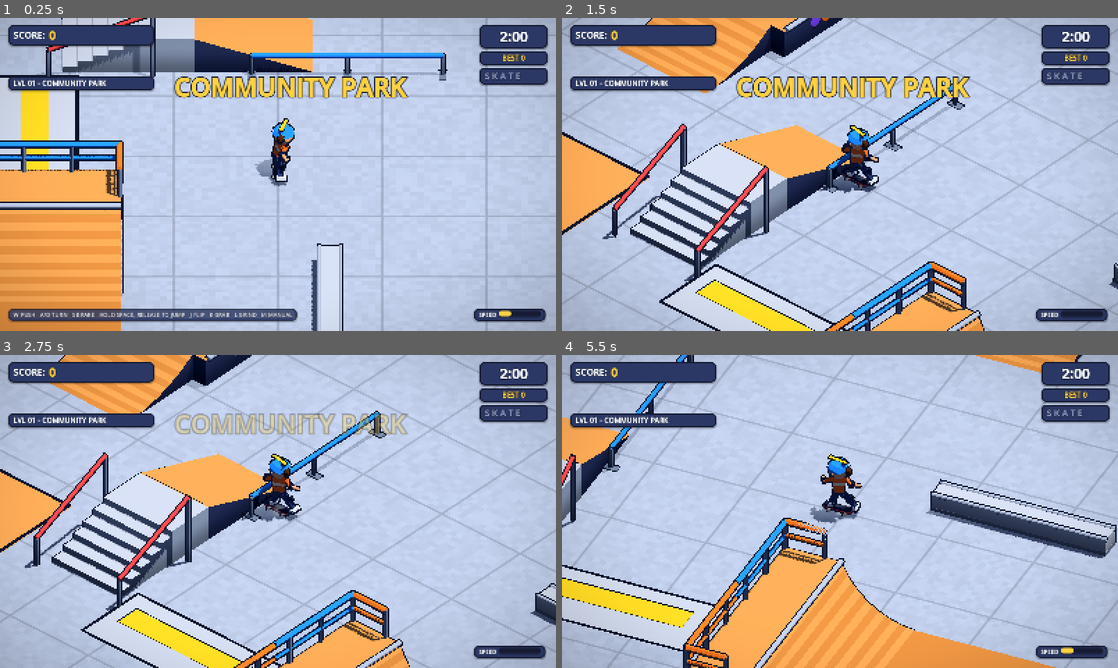
Above: before the commit, frames 1-4 (two rows, left to right).
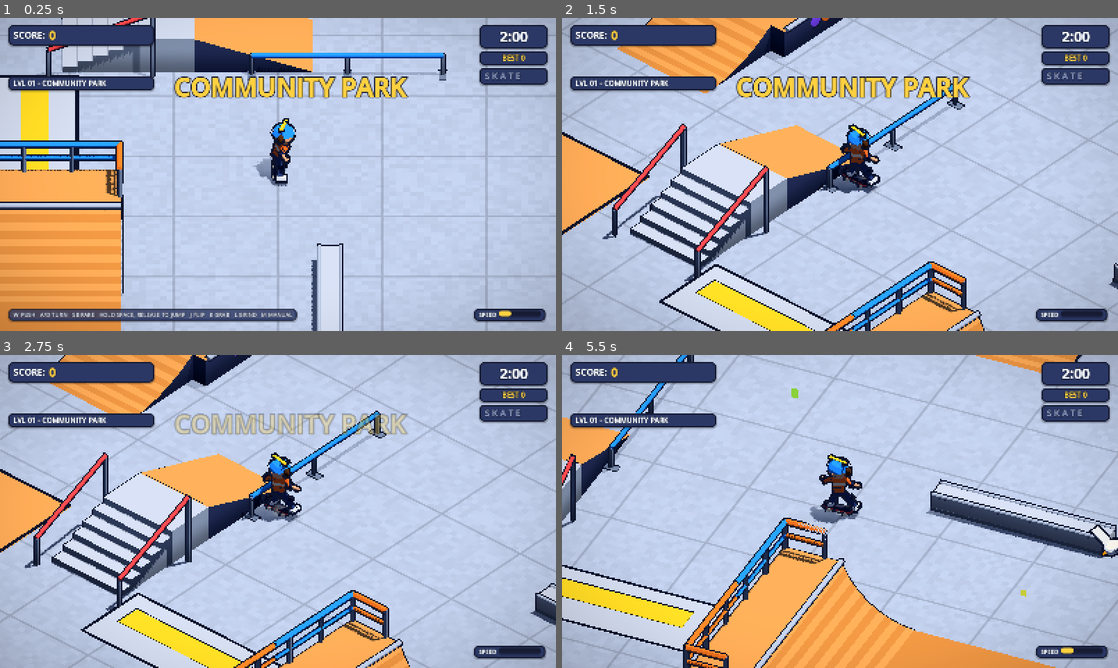
Above: after the commit, the same moments.

Repository: TinyBitAdventures/not-pro-skater
Game: Godot game, scene res://scenes/dev_shots.tscn
Same seed, same stepped clock (60 frames per second), same inputs: the game is played once before the commit and once after it. This scene is started directly instead of the project's main scene.
Inputs (mouse positions are in pixels of both pictures, inside the frame that each line leads up to):
- Up to frame 1 (0.25 s): no input
- Up to frame 2 (1.5 s): tap A (move_left) at 0.5 s; move the mouse to (962, 158) at 0.52 s; hold D (move_right) 0.53-1.25 s; tap Q (cam_left) at 0.6 s; click (962, 158) at 0.67 s; tap Enter (ui_accept) at 0.77, 1.07 s; drag from (728, 190) to (812, 237) at 1.27 s
- Up to frame 3 (2.75 s): move the mouse to (333, 442) at 2.02 s; hold D (move_right) from 2.03 s (still down); tap J (flip) at 2.1 s
- Up to frame 4 (5.5 s): release D (move_right) at 2.75 s; drag from (812, 574) to (673, 464) at 2.77 s; move the mouse to (1006, 558) at 3.52 s; hold A (move_left) 3.53-4.25 s; tap L (grind) at 3.6 s; tap Enter (ui_accept) at 3.77, 4.07 s; drag from (673, 464) to (756, 433) at 4.27 s; move the mouse to (867, 511) at 5.02 s; hold Shift (brake) from 5.03 s (still down); hold Space (ollie) from 5.03 s (still down); click (867, 511) at 5.17 s

The runs differ from the first frame. In frame 1, 0.2% of the frame differs, in the area x 45-54%, y 32-54%; in frame 2, 0.2%; in frame 3, 0.2%; in frame 4, 0.5%, in the area x 41-100%, y 10-78%.

Commit message:
📦 NEW: Ambient birds and leaves, toon water shader, heavier rider outline
- Six birds circle the park; their shadows sweep the plaza
- Drifting leaves follow the camera; Water material gets an animated toon shader for the pond
- Rider outline is 1.5x the level's so he reads at play zoom

Diff:
--- /dev/null
+++ b/game/scripts/park/ambient_life.gd
@@ -0,0 +1,110 @@
+class_name AmbientLife
+extends Node3D
+## Little touches of life: a flock of birds circling the park (their shadows sweep the plaza) and leaves
+## drifting through the air around the camera.
+
+var _birds: Array[Dictionary] = []
+var _leaves: CPUParticles3D
+var _t: float = 0.0
+
+
+func _ready() -> void:
+	_make_birds(6)
+	_make_leaves()
+
+
+func _make_birds(count: int) -> void:
+	var colors: Array[Color] = [Color(0.96, 0.97, 1.0), Color(0.55, 0.62, 0.75), Color(0.85, 0.7, 0.5), Color(0.96, 0.97, 1.0)]
+	var body_mesh: SphereMesh = SphereMesh.new()
+	body_mesh.radius = 0.22
+	body_mesh.height = 0.44
+	body_mesh.radial_segments = 8
+	body_mesh.rings = 4
+	var wing_mesh: BoxMesh = BoxMesh.new()
+	wing_mesh.size = Vector3(0.62, 0.03, 0.3)
+	var beak_mesh: CylinderMesh = CylinderMesh.new()
+	beak_mesh.top_radius = 0.0
+	beak_mesh.bottom_radius = 0.05
+	beak_mesh.height = 0.14
+	beak_mesh.radial_segments = 5
+	var rng: RandomNumberGenerator = RandomNumberGenerator.new()
+	rng.seed = 9
+	for i in count:
+		var col: Color = colors[i % colors.size()]
+		var bird: Node3D = Node3D.new()
+		var body: MeshInstance3D = MeshInstance3D.new()
+		body.mesh = Toon.styled_mesh(body_mesh, "BirdBody", col, false)
+		body.scale = Vector3(1.0, 0.85, 1.6)
+		bird.add_child(body)
+		var beak: MeshInstance3D = MeshInstance3D.new()
+		beak.mesh = Toon.styled_mesh(beak_mesh, "BirdBeak", Color(1.0, 0.65, 0.2), false)
+		beak.position = Vector3(0, 0, -0.42)
+		beak.rotation.x = -PI * 0.5
+		bird.add_child(beak)
+		var wings: Array[Node3D] = []
+		for side in [-1.0, 1.0]:
+			var pivot: Node3D = Node3D.new()
+			pivot.position = Vector3(side * 0.14, 0.04, 0.0)
+			var w: MeshInstance3D = MeshInstance3D.new()
+			w.mesh = Toon.styled_mesh(wing_mesh, "BirdWing", col.darkened(0.08), false)
+			w.position = Vector3(side * 0.31, 0, 0)
+			pivot.add_child(w)
+			bird.add_child(pivot)
+			wings.append(pivot)
+		add_child(bird)
+		var radius: float = rng.randf_range(16.0, 58.0)
+		_birds.append({
+			"node": bird, "wings": wings, "radius": radius, "speed": rng.randf_range(4.5, 7.5) * (1.0 if i % 2 == 0 else -1.0),
+			"phase": rng.randf() * TAU, "alt": rng.randf_range(8.0, 15.0), "flap": rng.randf_range(9.0, 13.0),
+			"cx": rng.randf_range(-6.0, 6.0), "cz": rng.randf_range(-6.0, 6.0),
+		})
+
+
+func _make_leaves() -> void:
+	_leaves = CPUParticles3D.new()
+	_leaves.amount = 34
+	_leaves.lifetime = 9.0
+	_leaves.preprocess = 9.0
+	_leaves.local_coords = false
+	_leaves.emission_shape = CPUParticles3D.EMISSION_SHAPE_BOX
+	_leaves.emission_box_extents = Vector3(30, 3, 30)
+	_leaves.direction = Vector3(1.0, -0.15, 0.35)
+	_leaves.spread = 25.0
+	_leaves.initial_velocity_min = 0.6
+	_leaves.initial_velocity_max = 1.6
+	_leaves.gravity = Vector3(0, -0.5, 0)
+	_leaves.angular_velocity_min = -160.0
+	_leaves.angular_velocity_max = 160.0
+	_leaves.scale_amount_min = 0.7
+	_leaves.scale_amount_max = 1.2
+	var ramp: Gradient = Gradient.new()
+	ramp.colors = PackedColorArray([Color(0.45, 0.8, 0.3), Color(0.95, 0.8, 0.3), Color(0.9, 0.55, 0.25)])
+	ramp.offsets = PackedFloat32Array([0.0, 0.5, 1.0])
+	_leaves.color_initial_ramp = ramp
+	var q: QuadMesh = QuadMesh.new()
+	q.size = Vector2(0.2, 0.28)
+	var m: StandardMaterial3D = StandardMaterial3D.new()
+	m.shading_mode = BaseMaterial3D.SHADING_MODE_UNSHADED
+	m.vertex_color_use_as_albedo = true
+	m.cull_mode = BaseMaterial3D.CULL_DISABLED
+	q.material = m
+	_leaves.mesh = q
+	_leaves.cast_shadow = GeometryInstance3D.SHADOW_CASTING_SETTING_OFF
+	add_child(_leaves)
+
+
+func _process(delta: float) -> void:
+	_t += delta
+	for b in _birds:
+		var ang: float = b["phase"] + _t * b["speed"] / b["radius"]
+		var c: Vector3 = Vector3(b["cx"], 0.0, b["cz"])
+		var pos: Vector3 = c + Vector3(cos(ang) * b["radius"], b["alt"] + sin(_t * 0.7 + b["phase"]) * 0.8, sin(ang) * b["radius"])
+		var node: Node3D = b["node"]
+		var tangent: Vector3 = Vector3(-sin(ang), 0.0, cos(ang)) * signf(b["speed"])
+		node.global_position = pos
+		node.look_at(pos + tangent, Vector3.UP)
+		var flap: float = sin(_t * b["flap"]) * 0.7
+		var wings: Array = b["wings"]
+		(wings[0] as Node3D).rotation.z = -flap
+		(wings[1] as Node3D).rotation.z = flap
+	_leaves.global_position = Toon.focus_pos + Vector3(-8.0, 9.0, -8.0)
--- a/game/scripts/park/park_world.gd
+++ b/game/scripts/park/park_world.gd
@@ -59,6 +59,7 @@
 	cam.jump_to(skater.global_position)
 
 	add_child(PostFx.new())
+	add_child(AmbientLife.new())
 	hud = Hud.new()
 	add_child(hud)
 	hud.set_best(int(Game.best.get(LEVEL_ID, {}).get("score", 0)))
--- a/game/scripts/park/title_screen.gd
+++ b/game/scripts/park/title_screen.gd
@@ -41,6 +41,7 @@
 	cam.target = star
 	cam.jump_to(star.global_position)
 	add_child(PostFx.new())
+	add_child(AmbientLife.new())
 	_build_ui()
 	Sound.play_music("boardwalk_morning")
 
--- a/game/scripts/util/toon.gd
+++ b/game/scripts/util/toon.gd
@@ -6,6 +6,7 @@
 const TOON_SHADER: Shader = preload("res://shaders/toon.gdshader")
 const OUTLINE_SHADER: Shader = preload("res://shaders/outline.gdshader")
 const FENCE_SHADER: Shader = preload("res://shaders/fence.gdshader")
+const WATER_SHADER: Shader = preload("res://shaders/water.gdshader")
 
 ## Per-material tweaks. outline=false skips the black hull; flat=true means "ground-like, casts no shadow".
 const STYLES: Dictionary = {
@@ -21,6 +22,7 @@
 	"Lamp": {"emission": 1.0, "outline": false},
 	"Collision": {"outline": false},
 	"FenceMesh": {"fence": true, "outline": false},
+	"Water": {"water": true, "outline": false, "flat": true},
 }
 
 static var _cache: Dictionary = {}
@@ -65,6 +67,11 @@
 	var m: ShaderMaterial = ShaderMaterial.new()
 	if st.get("fence", false):
 		m.shader = FENCE_SHADER
+		m.set_shader_parameter("albedo", color)
+		_cache[key] = m
+		return m
+	if st.get("water", false):
+		m.shader = WATER_SHADER
 		m.set_shader_parameter("albedo", color)
 		_cache[key] = m
 		return m
@@ -84,6 +91,7 @@
 		o.shader = OUTLINE_SHADER
 		o.set_shader_parameter("fade_enabled", 1.0 if fade else 0.0)
 		o.set_shader_parameter("haze_amount", 1.0 if fade else 0.0)
+		o.set_shader_parameter("width_scale", 1.0 if fade else 1.5)
 		o.set_shader_parameter("width", _outline_width)
 		m.next_pass = o
 		_outlines.append(o)
--- a/game/shaders/outline.gdshader
+++ b/game/shaders/outline.gdshader
@@ -9,6 +9,7 @@
 uniform float width = 0.05;
 uniform float fade_enabled = 1.0;
 uniform float haze_amount = 1.0;
+uniform float width_scale = 1.0;
 uniform vec4 haze_color : source_color = vec4(0.56, 0.83, 1.0, 1.0);
 
 varying vec3 wpos;
@@ -18,7 +19,7 @@
 	if (dot(n, n) < 0.01) {
 		n = NORMAL;
 	}
-	VERTEX += normalize(n) * width;
+	VERTEX += normalize(n) * width * width_scale;
 	wpos = (MODEL_MATRIX * vec4(VERTEX, 1.0)).xyz;
 }
 
--- /dev/null
+++ b/game/shaders/water.gdshader
@@ -0,0 +1,33 @@
+shader_type spatial;
+render_mode unshaded;
+
+#include "res://shaders/occlude.gdshaderinc"
+
+// Toon water: banded colour, drifting light ripple lines and a few glints. Unshaded on purpose:
+// flat, readable and cheap. Far water melts into the haze like everything else.
+uniform vec4 albedo : source_color = vec4(0.31, 0.76, 0.97, 1.0);
+uniform vec4 haze_color : source_color = vec4(0.56, 0.83, 1.0, 1.0);
+
+varying vec3 wpos;
+
+float hash21(vec2 p) {
+	p = fract(p * vec2(123.34, 456.21));
+	p += dot(p, p + 45.32);
+	return fract(p.x * p.y);
+}
+
+void vertex() {
+	wpos = (MODEL_MATRIX * vec4(VERTEX, 1.0)).xyz;
+}
+
+void fragment() {
+	vec2 p = wpos.xz;
+	float w = sin(p.x * 1.1 + TIME * 0.8) + sin(p.y * 1.5 - TIME * 1.0) + sin((p.x + p.y) * 0.7 + TIME * 0.5);
+	float ripple = smoothstep(1.5, 1.72, w);
+	float deep = 0.5 + 0.5 * sin(p.x * 0.35 + p.y * 0.25 + TIME * 0.2);
+	vec3 c = mix(albedo.rgb * 0.8, albedo.rgb, deep);
+	c = mix(c, vec3(1.0), ripple * 0.5);
+	float glint = step(0.987, hash21(floor(p * 5.0) + floor(TIME * 2.0)));
+	c += glint * 0.55;
+	ALBEDO = mix(c, haze_color.rgb, haze_factor(wpos) * 0.92);
+}
Not shown, added: game/scripts/park/ambient_life.gd.uid
Not shown, added: game/shaders/water.gdshader.uid
